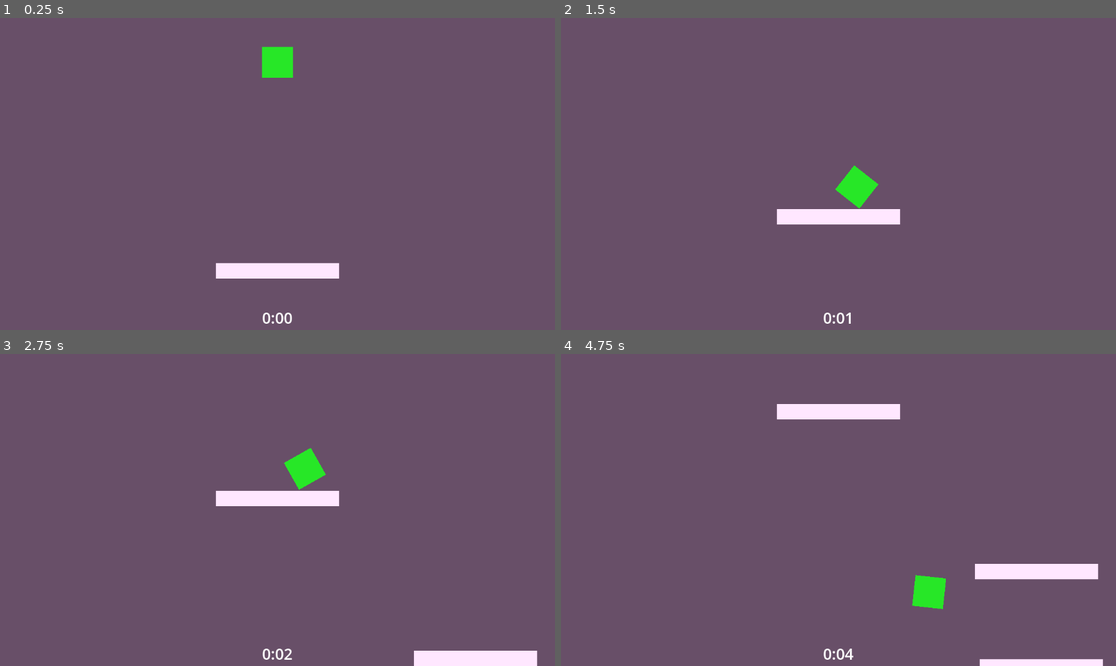
Above: before the commit, frames 1-4 (two rows, left to right).
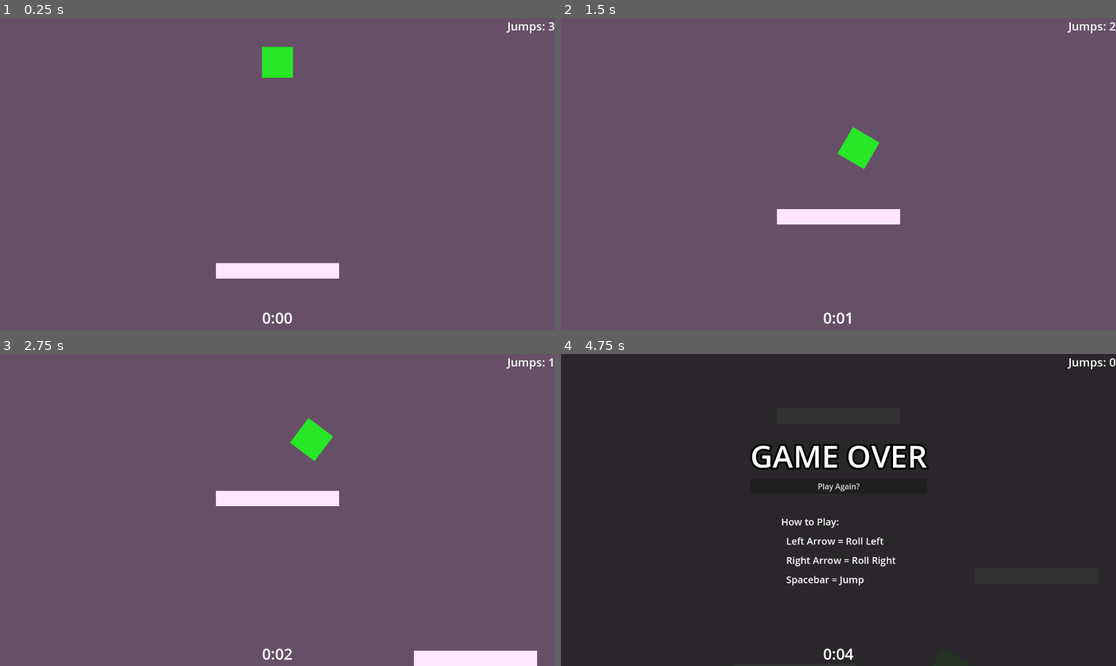
Above: after the commit, the same moments.

Repository: nathanleiby/games
Game: Godot game, scene res://game.tscn
Same seed, same stepped clock (60 frames per second), same inputs: the game is played once before the commit and once after it.
Inputs:
- Up to frame 1 (0.25 s): no input
- Up to frame 2 (1.5 s): hold Right (move_right) 0.53-1.28 s; tap Space (jump, bound only after the commit) at 0.6, 0.77, 1.07, 1.35 s; hold Left (move_left) from 1.28 s (still down)
- Up to frame 3 (2.75 s): tap Space (jump, bound only after the commit) at 1.52, 1.82, 2.1 s; release Left (move_left) at 2.03 s; hold Right (move_right) from 2.03 s (still down)
- Up to frame 4 (4.75 s): tap Space (jump, bound only after the commit) at 2.85, 3.02, 3.32, 3.6, 3.77, 4.07, 4.35, 4.52 s; release Right (move_right) at 3.53 s; hold Left (move_left) from 3.53 s (still down)

The runs differ from the first frame. In frame 1, 0.1% of the frame differs, in the area x 91-100%, y 1-5%; in frame 2, 1.2%; in frame 3, 1.1%; in frame 4, 100%, in the area x 0-100%, y 0-100%.

Commit message:
add audio, gameplay tweaks

Diff:
--- a/trijam-244/game.gd
+++ b/trijam-244/game.gd
@@ -5,22 +5,27 @@
 @onready var _ball := $Ball
 @onready var _blocks := $Blocks
 @onready var _timeLabel := $UI/TimeLabel
+@onready var _jumpsLabel := $UI/JumpsLabel
 @onready var _gameOverVBox := $UI/VBoxContainer
 @onready var _gameOverOverlay := $UI/GameOverOverlay
+@onready var _collideSound := $CollideSound
 
 @onready var start_time := Time.get_ticks_msec()
+
+const MAX_JUMP_COUNT := 3
+@onready var jumpCount := MAX_JUMP_COUNT
 
 # key game-play toggles
 const SCROLL_RATE := 1.5
 const SPAWN_RATE_S := 2.2
-const force_multiplier := 150 # TODO: explore movement
-
-
+const roll_force := 150
+const jump_force := 500
 
 const RIGHT_PX := 1152
 const BOTTOM_PX := 648
 const BLOCK_WIDTH := 256
 const BLOCK_HEIGHT := 32
+
 func _ready():
 	# needed after restarting scene
 	get_tree().paused = false
@@ -29,9 +34,16 @@
 
 func get_input():
 	if Input.is_action_pressed("move_right"):
-		_ball.apply_force(Vector2.RIGHT * force_multiplier)
+		_ball.apply_force(Vector2.RIGHT * roll_force)
 	elif Input.is_action_pressed("move_left"):
-		_ball.apply_force(Vector2.LEFT * force_multiplier)
+		_ball.apply_force(Vector2.LEFT * roll_force)
+
+	if Input.is_action_just_pressed("jump"):
+		# could be on floor or wall-jumping
+		var isCollided := len(_ball.get_colliding_bodies()) > 0
+		if jumpCount > 0 and isCollided:
+			jumpCount -= 1
+			_ball.apply_impulse(Vector2.UP * jump_force)
 
 func _process(delta):
 	get_input()
@@ -40,6 +52,7 @@
 	var minutes := seconds_elapsed_total / 60
 	var seconds := seconds_elapsed_total % 60
 	_timeLabel.text = "%d:%02d" % [minutes, seconds]
+	_jumpsLabel.text = "Jumps: %d" % [jumpCount]
 
 func _physics_process(delta):
 	# Make blocks move up
@@ -51,8 +64,9 @@
 			block.queue_free()
 			# dealloc after it leaves screen .. does this happen anyway?
 
-	# die if Ball is out of bounds (top, bottom)
-	if _ball.position.y < 0 or _ball.position.y > BOTTOM_PX:
+	# die if Ball is out of bounds (totally off screen to top or bottom)
+	# TODO: impaled on spikes for funz?
+	if _ball.position.y < (0 - 16) or _ball.position.y > BOTTOM_PX:
 		gameOver()
 
 
@@ -62,15 +76,35 @@
 	_gameOverOverlay.show()
 	get_tree().paused = true
 
+var lastBlockX := 1152/2
+
 func _on_spawn_timer_timeout():
 	# spawn new blocks
 	var newBlock := blockScene.instantiate()
-	var randX := randi_range(0 + BLOCK_WIDTH / 2,RIGHT_PX - BLOCK_WIDTH /2 )
+	var randX := lastBlockX
+
+	# is too close?
+	while abs(randX - lastBlockX) < 128:
+		randX = randi_range(0 + BLOCK_WIDTH / 2,RIGHT_PX - BLOCK_WIDTH /2)
+
+	lastBlockX = randX
 	newBlock.position = Vector2(randX, BOTTOM_PX + BLOCK_HEIGHT)
 
 	_blocks.add_child(newBlock)
 
 
-
 func _on_restart_button_pressed():
 	get_tree().reload_current_scene()
+
+
+func _on_ball_body_entered(body):
+	# TODO: Not sure this is working to randomize pitch
+	_collideSound.pitch_scale  = randf_range(0.5, 1.5)
+	_collideSound.play()
+
+	# TODO: screen shake
+
+func _on_jump_recharge_timer_timeout():
+	# TODO: collect item instead?
+	# TODO: show a proress timer so user understands how they recharge
+	jumpCount = clamp(jumpCount + 1, 0, MAX_JUMP_COUNT)
--- a/trijam-244/game.tscn
+++ b/trijam-244/game.tscn
@@ -1,9 +1,13 @@
-[gd_scene load_steps=8 format=3 uid="uid://gxlcei57x3xv"]
+[gd_scene load_steps=14 format=3 uid="uid://gxlcei57x3xv"]
 
 [ext_resource type="PackedScene" uid="uid://b0rnbbw3nwvf3" path="res://ball.tscn" id="1_d5rrr"]
 [ext_resource type="Script" path="res://game.gd" id="1_eovam"]
 [ext_resource type="PackedScene" uid="uid://cdwy46xxmr0rr" path="res://block.tscn" id="2_86pri"]
 [ext_resource type="Shader" path="res://game.gdshader" id="4_jn25r"]
+[ext_resource type="AudioStream" uid="uid://d0srl7ubjjw8p" path="res://midnight_cruiser.mp3" id="5_2d2v1"]
+[ext_resource type="AudioStream" uid="uid://c7awbte0hd7bv" path="res://qubodup-crash.ogg" id="6_0mkys"]
+[ext_resource type="AudioStream" uid="uid://drue3wr4867mj" path="res://losegamemusic.ogg" id="6_7wgbf"]
+[ext_resource type="PackedScene" uid="uid://c5iogudo1bc7v" path="res://spikes.tscn" id="8_4xpfi"]
 
 [sub_resource type="ShaderMaterial" id="ShaderMaterial_8snx1"]
 shader = ExtResource("4_jn25r")
@@ -13,6 +17,15 @@
 
 [sub_resource type="LabelSettings" id="LabelSettings_sdpq5"]
 font_size = 64
+outline_size = 16
+outline_color = Color(0, 0, 0, 1)
+
+[sub_resource type="LabelSettings" id="LabelSettings_w8qcm"]
+line_spacing = 12.0
+font_size = 20
+
+[sub_resource type="LabelSettings" id="LabelSettings_1w0mj"]
+font_size = 24
 
 [node name="Game" type="Node2D"]
 script = ExtResource("1_eovam")
@@ -20,6 +33,8 @@
 
 [node name="Ball" parent="." instance=ExtResource("1_d5rrr")]
 position = Vector2(576, 64)
+max_contacts_reported = 1
+contact_monitor = true
 
 [node name="Blocks" type="Node2D" parent="."]
 
@@ -54,6 +69,7 @@
 [node name="GameOverOverlay" type="ColorRect" parent="UI"]
 visible = false
 material = SubResource("ShaderMaterial_8snx1")
+layout_mode = 0
 offset_right = 1152.0
 offset_bottom = 648.0
 color = Color(0.141176, 0.141176, 0.141176, 0.929412)
@@ -98,5 +114,48 @@
 layout_mode = 2
 text = "Play Again?"
 
+[node name="Label" type="Label" parent="UI/VBoxContainer"]
+layout_mode = 2
+size_flags_horizontal = 4
+text = "
+How to Play:
+  Left Arrow = Roll Left
+  Right Arrow = Roll Right
+  Spacebar = Jump"
+label_settings = SubResource("LabelSettings_w8qcm")
+
+[node name="JumpsLabel" type="Label" parent="UI"]
+layout_mode = 1
+anchors_preset = 1
+anchor_left = 1.0
+anchor_right = 1.0
+offset_left = -66.0
+offset_bottom = 26.0
+grow_horizontal = 0
+text = "Jumps: 0"
+label_settings = SubResource("LabelSettings_1w0mj")
+
+[node name="BackgroundMusic" type="AudioStreamPlayer2D" parent="."]
+stream = ExtResource("5_2d2v1")
+autoplay = true
+
+[node name="CollideSound" type="AudioStreamPlayer2D" parent="."]
+stream = ExtResource("6_0mkys")
+
+[node name="GameOverMusic" type="AudioStreamPlayer2D" parent="."]
+process_mode = 2
+stream = ExtResource("6_7wgbf")
+volume_db = -5.0
+autoplay = true
+
+[node name="Spikes" parent="." instance=ExtResource("8_4xpfi")]
+visible = false
+
+[node name="JumpRechargeTimer" type="Timer" parent="."]
+wait_time = 5.0
+autostart = true
+
+[connection signal="body_entered" from="Ball" to="." method="_on_ball_body_entered"]
 [connection signal="timeout" from="SpawnTimer" to="." method="_on_spawn_timer_timeout"]
 [connection signal="pressed" from="UI/VBoxContainer/RestartButton" to="." method="_on_restart_button_pressed"]
+[connection signal="timeout" from="JumpRechargeTimer" to="." method="_on_jump_recharge_timer_timeout"]
--- a/trijam-244/project.godot
+++ b/trijam-244/project.godot
@@ -27,6 +27,11 @@
 "events": [Object(InputEventKey,"resource_local_to_scene":false,"resource_name":"","device":-1,"window_id":0,"alt_press …(182 unchanged characters)…
 ]
 }
+jump={
+"deadzone": 0.5,
+"events": [Object(InputEventKey,"resource_local_to_scene":false,"resource_name":"","device":-1,"window_id":0,"alt_pressed":false,"shift_pressed":false,"ctrl_pressed":false,"meta_pressed":false,"pressed":false,"keycode":0,"physical_keycode":32,"key_label":0,"unicode":32,"echo":false,"script":null)
+]
+}
 
 [rendering]
 
--- /dev/null
+++ b/trijam-244/spikes.tscn
@@ -0,0 +1,291 @@
+[gd_scene format=3 uid="uid://c5iogudo1bc7v"]
+
+[node name="Spikes" type="Node2D"]
+
+[node name="ColorRect" type="ColorRect" parent="."]
+offset_left = 6.62742
+offset_top = -25.3726
+offset_right = 38.6274
+offset_bottom = 6.62744
+rotation = 0.785398
+pivot_offset = Vector2(16, 16)
+
+[node name="ColorRect2" type="ColorRect" parent="."]
+offset_left = 38.6274
+offset_top = -25.3726
+offset_right = 70.6274
+offset_bottom = 6.62742
+rotation = 0.785398
+pivot_offset = Vector2(16, 16)
+
+[node name="ColorRect3" type="ColorRect" parent="."]
+offset_left = 70.6274
+offset_top = -25.3726
+offset_right = 102.627
+offset_bottom = 6.62745
+rotation = 0.785398
+pivot_offset = Vector2(16, 16)
+
+[node name="ColorRect4" type="ColorRect" parent="."]
+offset_left = 102.627
+offset_top = -25.3726
+offset_right = 134.627
+offset_bottom = 6.62743
+rotation = 0.785398
+pivot_offset = Vector2(16, 16)
+
+[node name="ColorRect5" type="ColorRect" parent="."]
+offset_left = 134.627
+offset_top = -25.3726
+offset_right = 166.627
+offset_bottom = 6.62743
+rotation = 0.785398
+pivot_offset = Vector2(16, 16)
+
+[node name="ColorRect6" type="ColorRect" parent="."]
+offset_left = 166.627
+offset_top = -25.3726
+offset_right = 198.627
+offset_bottom = 6.62742
+rotation = 0.785398
+pivot_offset = Vector2(16, 16)
+
+[node name="ColorRect7" type="ColorRect" parent="."]
+offset_left = 198.627
+offset_top = -25.3726
+offset_right = 230.627
+offset_bottom = 6.62744
+rotation = 0.785398
+pivot_offset = Vector2(16, 16)
+
+[node name="ColorRect8" type="ColorRect" parent="."]
+offset_left = 230.627
+offset_top = -25.3726
+offset_right = 262.627
+offset_bottom = 6.62743
+rotation = 0.785398
+pivot_offset = Vector2(16, 16)
+
+[node name="ColorRect9" type="ColorRect" parent="."]
+offset_left = 262.627
+offset_top = -25.3726
+offset_right = 294.627
+offset_bottom = 6.62743
+rotation = 0.785398
+pivot_offset = Vector2(16, 16)
+
+[node name="ColorRect10" type="ColorRect" parent="."]
+offset_left = 294.627
+offset_top = -25.3726
+offset_right = 326.627
+offset_bottom = 6.62741
+rotation = 0.785398
+pivot_offset = Vector2(16, 16)
+
+[node name="ColorRect11" type="ColorRect" parent="."]
+offset_left = 326.627
+offset_top = -25.3726
+offset_right = 358.627
+offset_bottom = 6.62744
+rotation = 0.785398
+pivot_offset = Vector2(16, 16)
+
+[node name="ColorRect12" type="ColorRect" parent="."]
+offset_left = 358.627
+offset_top = -25.3726
+offset_right = 390.627
+offset_bottom = 6.62742
+rotation = 0.785398
+pivot_offset = Vector2(16, 16)
+
+[node name="ColorRect13" type="ColorRect" parent="."]
+offset_left = 390.627
+offset_top = -25.3726
+offset_right = 422.627
+offset_bottom = 6.62742
+rotation = 0.785398
+pivot_offset = Vector2(16, 16)
+
+[node name="ColorRect14" type="ColorRect" parent="."]
+offset_left = 422.627
+offset_top = -25.3726
+offset_right = 454.627
+offset_bottom = 6.62741
+rotation = 0.785398
+pivot_offset = Vector2(16, 16)
+
+[node name="ColorRect15" type="ColorRect" parent="."]
+offset_left = 454.627
+offset_top = -25.3726
+offset_right = 486.627
+offset_bottom = 6.62743
+rotation = 0.785398
+pivot_offset = Vector2(16, 16)
+
+[node name="ColorRect16" type="ColorRect" parent="."]
+offset_left = 486.627
+offset_top = -25.3726
+offset_right = 518.627
+offset_bottom = 6.62742
+rotation = 0.785398
+pivot_offset = Vector2(16, 16)
+
+[node name="ColorRect17" type="ColorRect" parent="."]
+offset_left = 518.627
+offset_top = -25.3726
+offset_right = 550.627
+offset_bottom = 6.62744
+rotation = 0.785398
+pivot_offset = Vector2(16, 16)
+
+[node name="ColorRect18" type="ColorRect" parent="."]
+offset_left = 550.627
+offset_top = -25.3726
+offset_right = 582.627
+offset_bottom = 6.62741
+rotation = 0.785398
+pivot_offset = Vector2(16, 16)
+
+[node name="ColorRect19" type="ColorRect" parent="."]
+offset_left = 582.627
+offset_top = -25.3726
+offset_right = 614.627
+offset_bottom = 6.62744
+rotation = 0.785398
+pivot_offset = Vector2(16, 16)
+
+[node name="ColorRect20" type="ColorRect" parent="."]
+offset_left = 614.627
+offset_top = -25.3726
+offset_right = 646.627
+offset_bottom = 6.62741
+rotation = 0.785398
+pivot_offset = Vector2(16, 16)
+
+[node name="ColorRect21" type="ColorRect" parent="."]
+offset_left = 646.627
+offset_top = -25.3726
+offset_right = 678.627
+offset_bottom = 6.62741
+rotation = 0.785398
+pivot_offset = Vector2(16, 16)
+
+[node name="ColorRect22" type="ColorRect" parent="."]
+offset_left = 678.627
+offset_top = -25.3726
+offset_right = 710.627
+offset_bottom = 6.62741
+rotation = 0.785398
+pivot_offset = Vector2(16, 16)
+
+[node name="ColorRect23" type="ColorRect" parent="."]
+offset_left = 710.627
+offset_top = -25.3726
+offset_right = 742.627
+offset_bottom = 6.62744
+rotation = 0.785398
+pivot_offset = Vector2(16, 16)
+
+[node name="ColorRect24" type="ColorRect" parent="."]
+offset_left = 742.627
+offset_top = -25.3726
+offset_right = 774.627
+offset_bottom = 6.62741
+rotation = 0.785398
+pivot_offset = Vector2(16, 16)
+
+[node name="ColorRect25" type="ColorRect" parent="."]
+offset_left = 774.627
+offset_top = -25.3726
+offset_right = 806.627
+offset_bottom = 6.62741
+rotation = 0.785398
+pivot_offset = Vector2(16, 16)
+
+[node name="ColorRect26" type="ColorRect" parent="."]
+offset_left = 806.627
+offset_top = -25.3726
+offset_right = 838.627
+offset_bottom = 6.62741
+rotation = 0.785398
+pivot_offset = Vector2(16, 16)
+
+[node name="ColorRect27" type="ColorRect" parent="."]
+offset_left = 838.627
+offset_top = -25.3726
+offset_right = 870.627
+offset_bottom = 6.62744
+rotation = 0.785398
+pivot_offset = Vector2(16, 16)
+
+[node name="ColorRect28" type="ColorRect" parent="."]
+offset_left = 870.627
+offset_top = -25.3726
+offset_right = 902.627
+offset_bottom = 6.62741
+rotation = 0.785398
+pivot_offset = Vector2(16, 16)
+
+[node name="ColorRect29" type="ColorRect" parent="."]
+offset_left = 902.627
+offset_top = -25.3726
+offset_right = 934.627
+offset_bottom = 6.62741
+rotation = 0.785398
+pivot_offset = Vector2(16, 16)
+
+[node name="ColorRect30" type="ColorRect" parent="."]
+offset_left = 934.627
+offset_top = -25.3726
+offset_right = 966.627
+offset_bottom = 6.62741
+rotation = 0.785398
+pivot_offset = Vector2(16, 16)
+
+[node name="ColorRect31" type="ColorRect" parent="."]
+offset_left = 966.627
+offset_top = -25.3726
+offset_right = 998.627
+offset_bottom = 6.62741
+rotation = 0.785398
+pivot_offset = Vector2(16, 16)
+
+[node name="ColorRect32" type="ColorRect" parent="."]
+offset_left = 998.627
+offset_top = -25.3726
+offset_right = 1030.63
+offset_bottom = 6.62741
+rotation = 0.785398
+pivot_offset = Vector2(16, 16)
+
+[node name="ColorRect33" type="ColorRect" parent="."]
+offset_left = 1030.63
+offset_top = -25.3726
+offset_right = 1062.63
+offset_bottom = 6.62741
+rotation = 0.785398
+pivot_offset = Vector2(16, 16)
+
+[node name="ColorRect34" type="ColorRect" parent="."]
+offset_left = 1062.63
+offset_top = -25.3726
+offset_right = 1094.63
+offset_bottom = 6.62741
+rotation = 0.785398
+pivot_offset = Vector2(16, 16)
+
+[node name="ColorRect35" type="ColorRect" parent="."]
+offset_left = 1094.63
+offset_top = -25.3726
+offset_right = 1126.63
+offset_bottom = 6.62741
+rotation = 0.785398
+pivot_offset = Vector2(16, 16)
+
+[node name="ColorRect36" type="ColorRect" parent="."]
+offset_left = 1126.63
+offset_top = -25.3726
+offset_right = 1158.63
+offset_bottom = 6.62741
+rotation = 0.785398
+pivot_offset = Vector2(16, 16)
Not shown, added: trijam-244/losegamemusic.ogg.import
Not shown, added: trijam-244/midnight_cruiser.mp3.import
Not shown, added: trijam-244/qubodup-crash.ogg.import
Not shown, changed: trijam-244/README.md
Not shown, added: trijam-244/losegamemusic.ogg
Not shown, added: trijam-244/midnight_cruiser.mp3
Not shown, added: trijam-244/qubodup-crash.ogg
